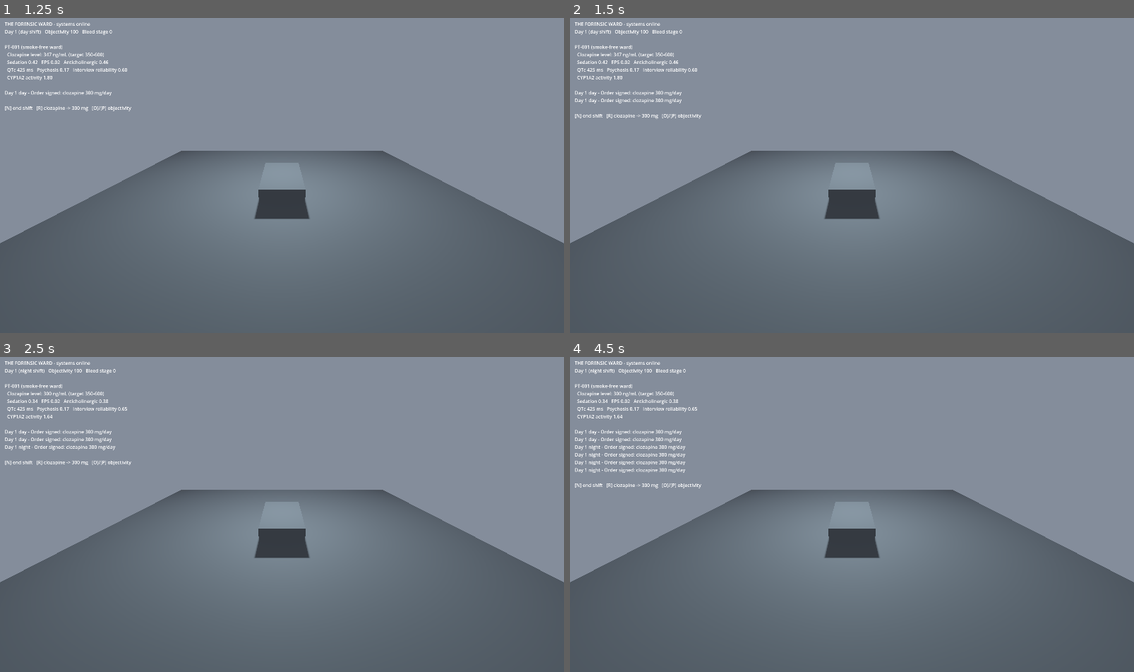
Above: before the commit, frames 1-4 (two rows, left to right).
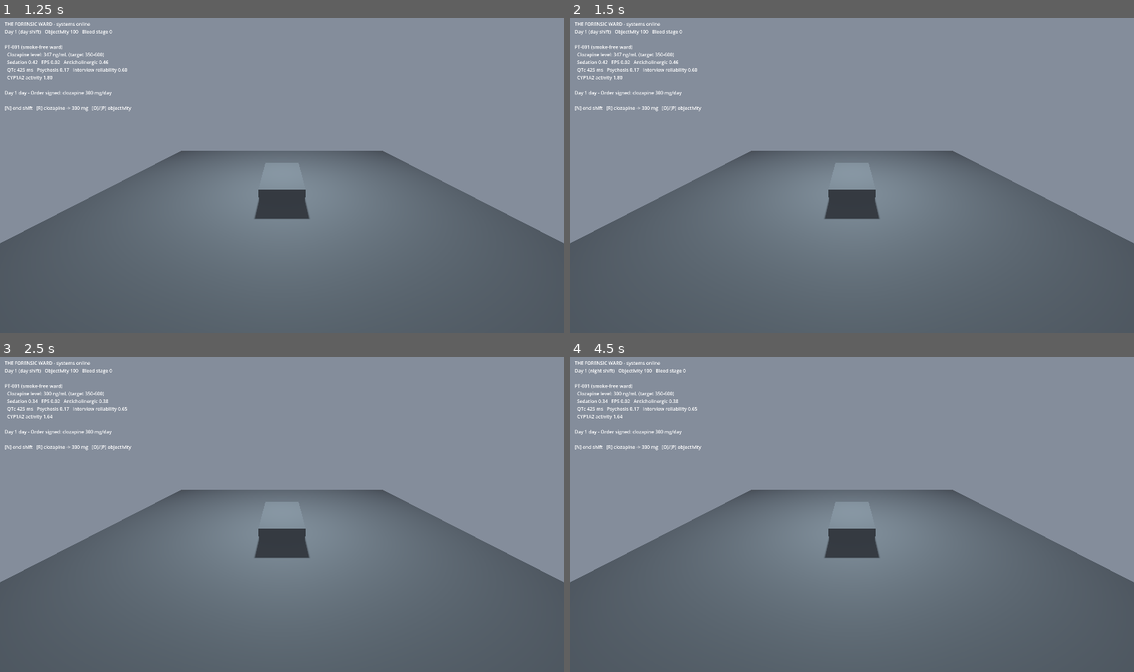
Above: after the commit, the same moments.

Repository: biancaalexis132-png/ForensicWard_Game
Game: Godot game, scene res://scenes/main/Main.tscn
Same seed, same stepped clock (60 frames per second), same inputs: the game is played once before the commit and once after it.
Inputs:
- Up to frame 1 (1.25 s): tap Enter at 0.5 s; tap R at 0.6 s
- Up to frame 2 (1.5 s): tap Space at 1.25 s; tap R at 1.35 s
- Up to frame 3 (2.5 s): tap Enter at 2 s; tap N at 2.1 s; tap R at 2.3 s
- Up to frame 4 (4.5 s): tap Space at 2.75, 4.25 s; tap O at 2.85 s; tap R at 3.05, 3.8, 4.35 s; tap Enter at 3.5 s; tap P at 3.6 s

Frame 1 is identical in both runs. In frame 2, 0.4% of the frame differs, in the area x 0-24%, y 25-33%; in frame 3, 0.5%; in frame 4, 0.7%, in the area x 0-24%, y 25-42%.

Commit message:
Keep test window open in editor, add Mac shortcuts, dedupe demo order
Quitting immediately after the tests cut off the last Output lines when
run from the editor; the window now stays open with a PASSED/FAILED
banner (headless runs still exit with a status code).

Co-Authored-By: Claude Opus 5.5 <noreply@anthropic.com>
Claude-Session: https://claude.ai/code/session_01GnJMpq54Z1MGiVNPZtMWbL

Diff:
--- a/scenes/main/Main.gd
+++ b/scenes/main/Main.gd
@@ -37,6 +37,9 @@
 		KEY_N:
 			GameState.advance_shift() # Emits shift_ended -> engine advances 12 h.
 		KEY_R:
+			var patient: PatientRecord = PharmacologyEngine.get_patient(_patient_id)
+			if patient.doses.get("clozapine", 0.0) == 300.0:
+				return # Already ordered; ignore repeat presses.
 			EventBus.medication_ordered.emit(_patient_id, {"drug_id": "clozapine", "daily_dose_mg": 300.0})
 			_add_log("Order signed: clozapine 300 mg/day")
 		KEY_O:
--- a/tests/TestPharmacology.gd
+++ b/tests/TestPharmacology.gd
@@ -1,9 +1,10 @@
 extends Node
 ## Scenario tests for PharmacologyEngine, built from the Day 6 lecture cases.
 ##
-## Run in the editor: open tests/TestPharmacology.tscn and press F6.
+## Run in the editor: open tests/TestPharmacology.tscn and press F6 (Mac: Cmd + R).
 ## Run headless:      godot --headless --path . res://tests/TestPharmacology.tscn
-## Results print to the Output panel; the process exits with code 1 on failure.
+## Results print to the Output panel. Headless runs exit with code 1 on failure;
+## editor runs keep the window open with a PASSED / FAILED banner.
 
 var _failures: int = 0
 
@@ -17,8 +18,23 @@
 	_test_serotonin_toxicity()
 	_test_washout_after_stop()
 	_test_preview_order_text()
-	print("\n%s: %d failure(s)" % ["PASSED" if _failures == 0 else "FAILED", _failures])
-	get_tree().quit(1 if _failures > 0 else 0)
+	var summary: String = "%s: %d failure(s)" % ["PASSED" if _failures == 0 else "FAILED", _failures]
+	print("\n" + summary)
+	if DisplayServer.get_name() == "headless":
+		get_tree().quit(1 if _failures > 0 else 0)
+	else:
+		# In the editor, quitting immediately cuts off the last Output lines,
+		# so keep the window open and show the result instead.
+		_show_summary(summary)
+
+
+func _show_summary(summary: String) -> void:
+	var label: Label = Label.new()
+	label.text = summary + "\nSee the Output panel for details. Close this window to finish."
+	label.position = Vector2(24.0, 24.0)
+	label.add_theme_font_size_override("font_size", 28)
+	label.add_theme_color_override("font_color", Color.LIME_GREEN if _failures == 0 else Color.RED)
+	add_child(label)
 
 
 func _test_clozapine_smoking_cessation() -> void:
Not shown, changed: README.md
Not shown, changed: docs/PHARMACOLOGY_ENGINE.md
